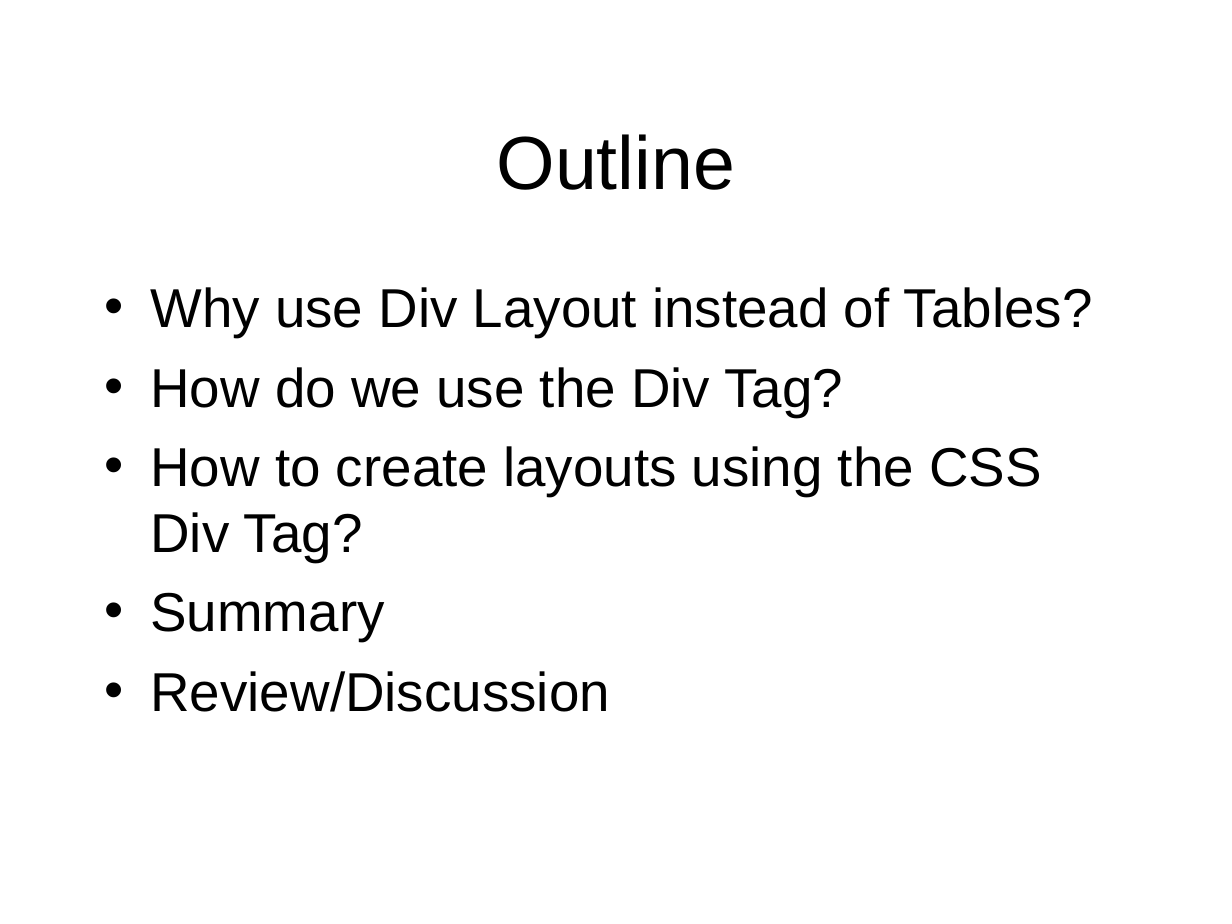
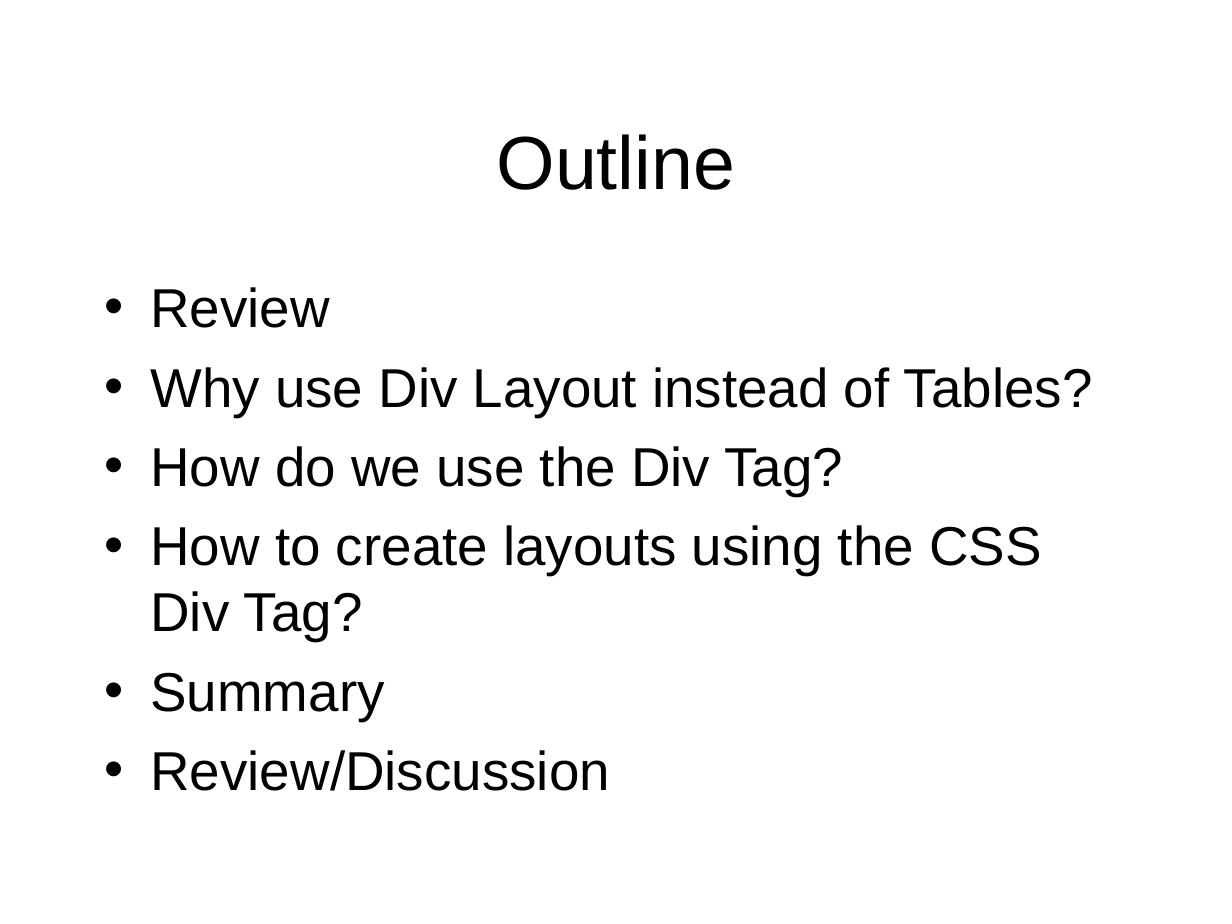
Before and after one commit to octaviordz/zjnu2017.github.io, a slide deck: slide 2 of WAD/lectures/070--CSS.Div.Layout.pptx. Drawn at 1232x924 pixels with LibreOffice and Linux fonts; fonts in the diff are those of the drawing. Boxes give left, top, right and bottom in pixels: in the first picture for what was removed or moved away, otherwise in the second. Text is boxed around its words. In the diff, an @@ line names an element or a change of style, - is before the commit and + after.

```diff
--- a/WAD/lectures/070--CSS.Div.Layout.pptx
+++ b/WAD/lectures/070--CSS.Div.Layout.pptx
@@ text at (x1=150, y1=287, x2=330, y2=328): paragraph added @@
+• Review
```
Also in this commit, not shown: 4 other slides changed, 12 slides added, 2 slides removed.
